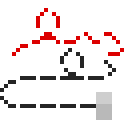
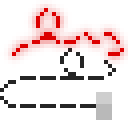
Layered file, before and after one edit (128 × 128). Changes by layer:
added layer "Layer 10" above "Layer 9" over [4, 0, 128, 64]
